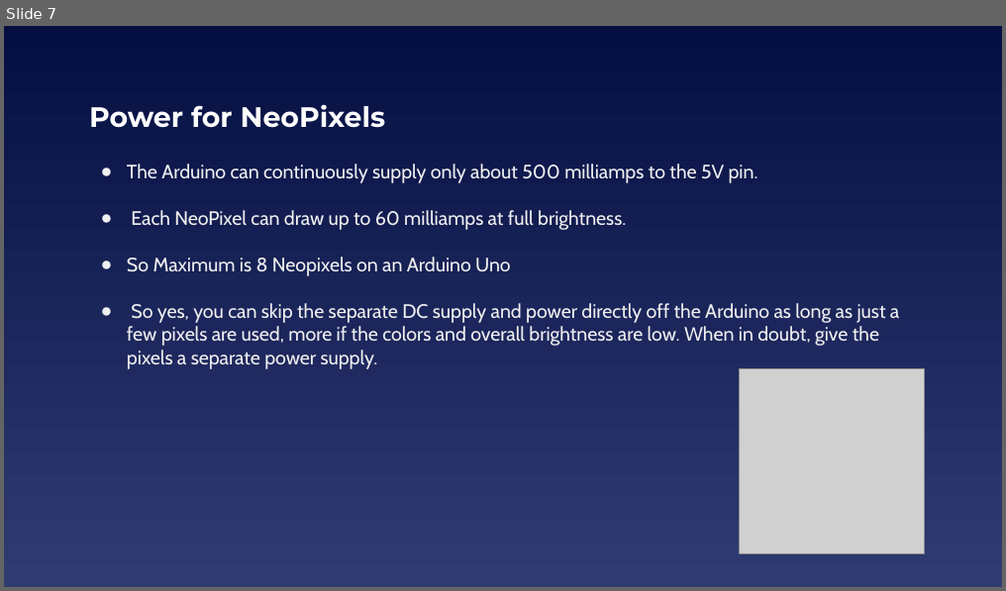
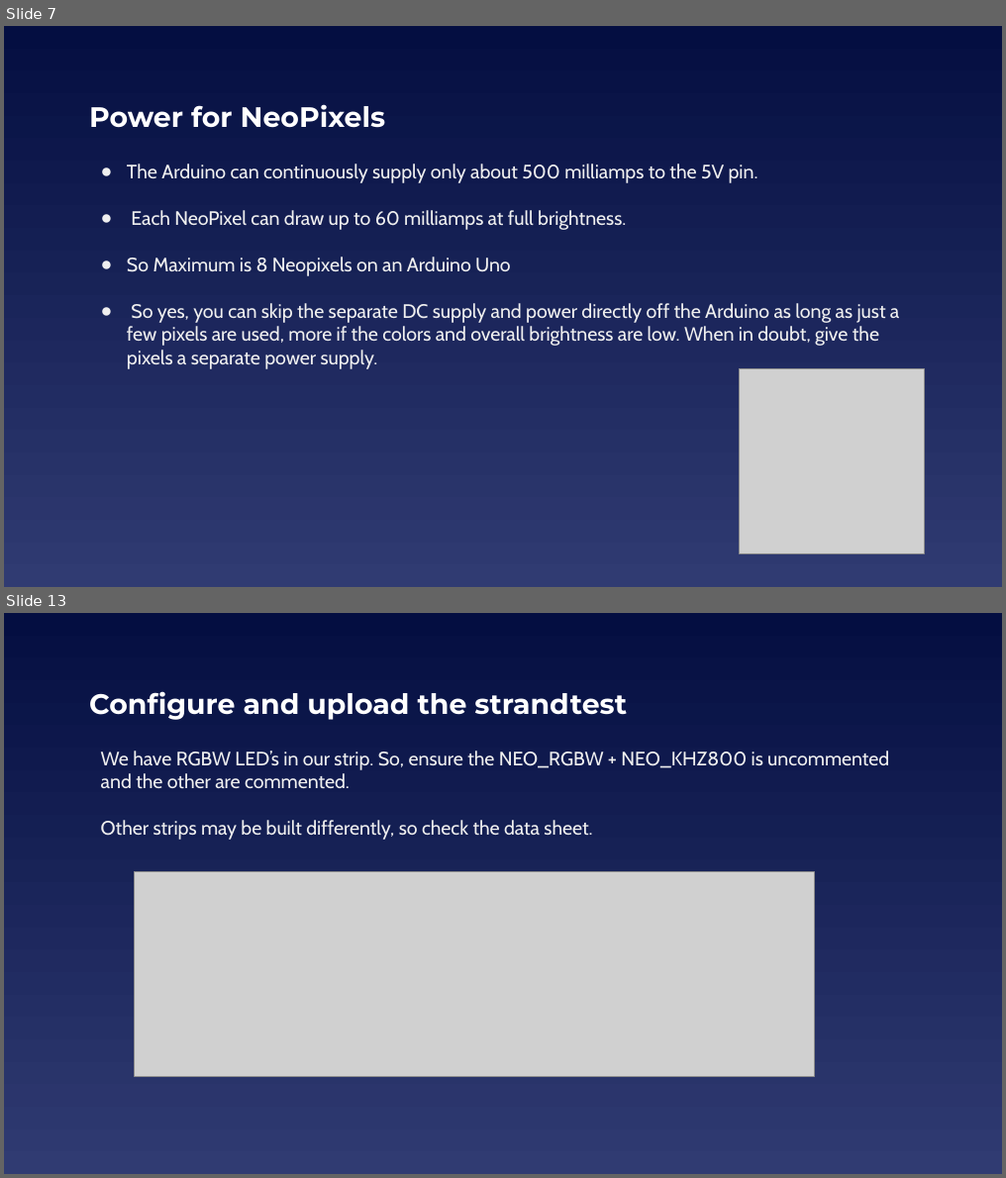
Before and after one commit to EELabMan/NeoPixels, a slide deck: NeoPixels.pptx. Shown one above the other, each under a label of ours: slide 7 before the commit, slides 7 and 13 after it; the slides between them are not shown. The pictures are 1006x591 and 1006x1178 pixels, drawn with LibreOffice and Linux fonts; fonts in the diff are those of the drawing; grey boxes stand for pictures. Boxes give left, top, right and bottom in pixels: in the first picture for what was removed or moved away, otherwise in the second. Text is boxed around its words. In the diff, an @@ line names an element or a change of style, - is before the commit and + after.

```diff
--- a/NeoPixels.pptx
+++ b/NeoPixels.pptx
@@ slide 13 added at (4,613,1002,1174), background gradient #040E41 to #303B72 @@
@@ title added at (89,691,627,720), 27 pt, text #FFFFFF, bold @@
+Configure and upload the strandtest
@@ text added at (101,751,889,840), 18.7 pt, text #EFEFEF @@
+We have RGBW LED’s in our strip. So, ensure the NEO_RGBW + NEO_KHZ800 is uncommented and the other are commented.
+Other strips may be built differently, so check the data sheet.
@@ picture added at (135,872,814,1076) @@
```
Also in this commit, not shown: 4 slides changed, 8 other slides added, 1 slide removed.
